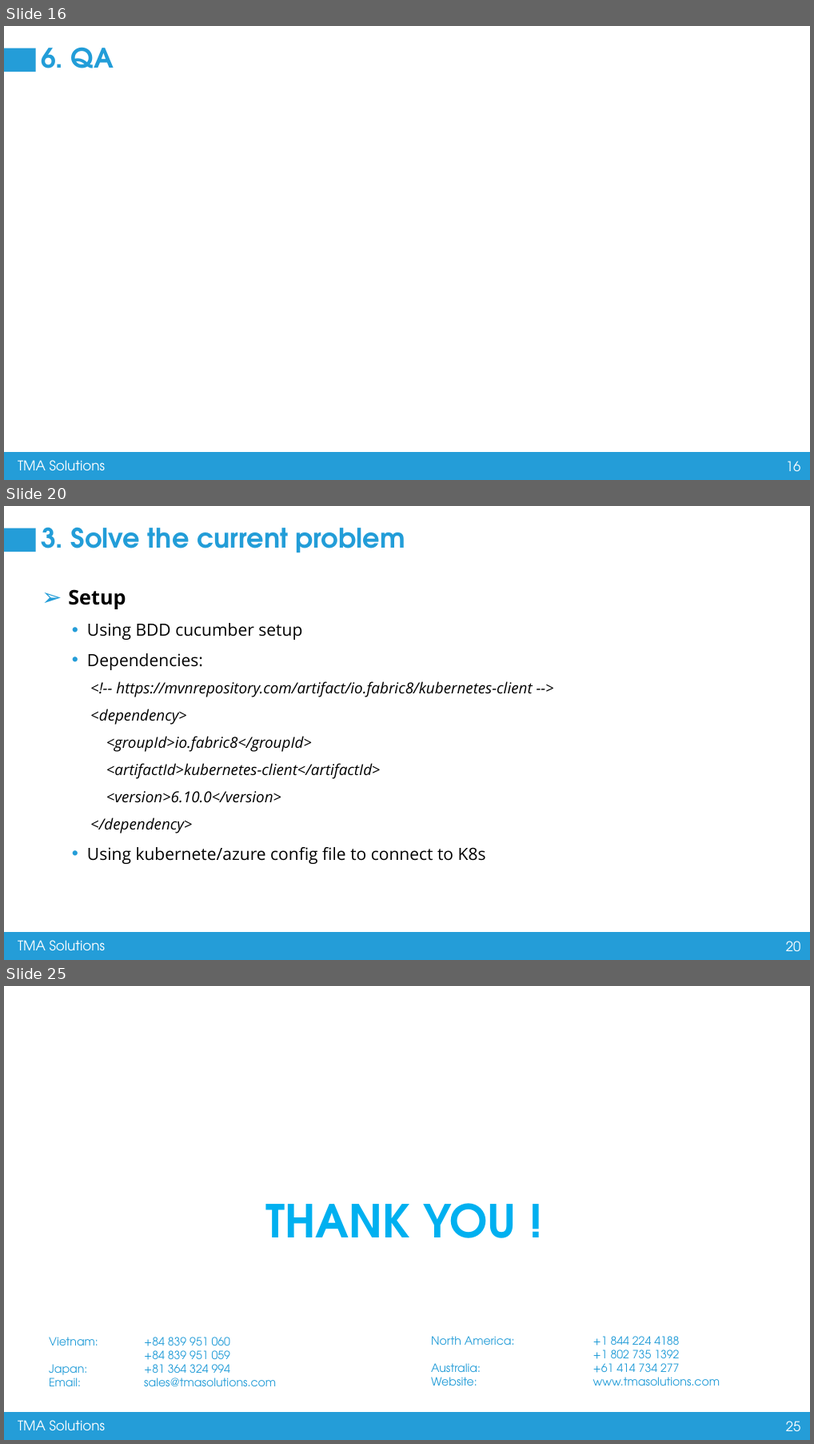
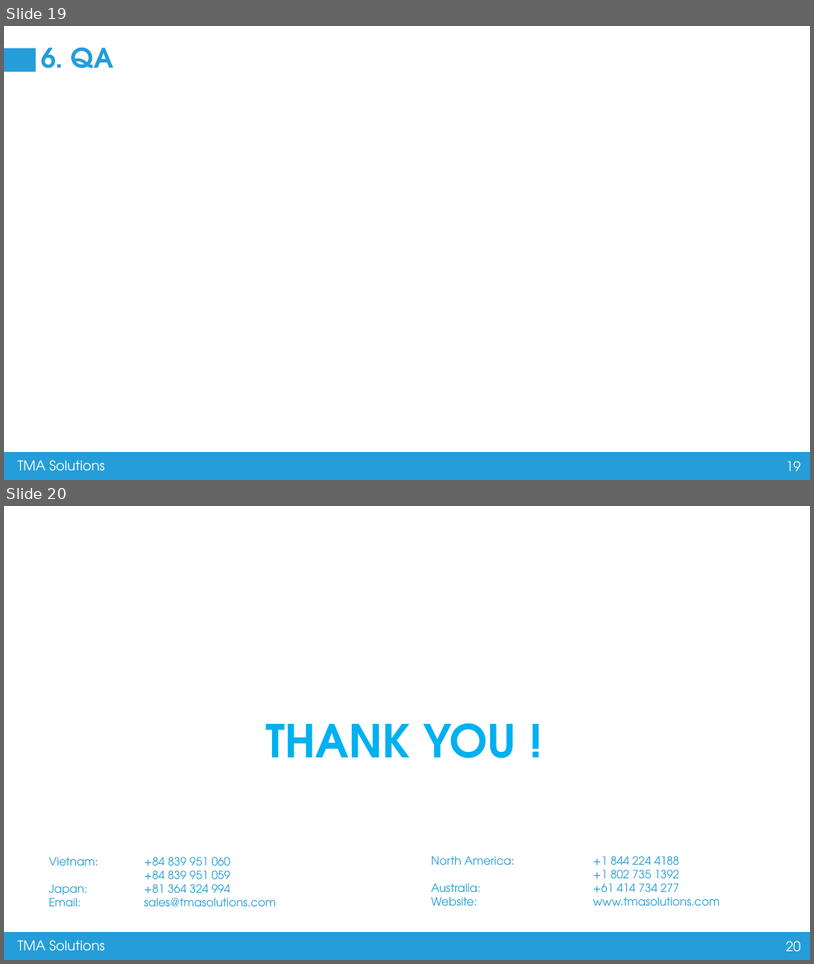
Before and after one commit to nguyenvanhuy0612/flutter_training, a slide deck: Containerization and Microservices Testing.pptx. Shown one above the other, each under a label of ours: slides 16, 20 and 25 before the commit, slides 19 and 20 after it; the slides between them are not shown. The pictures are 814x1444 and 814x964 pixels, drawn with LibreOffice and Linux fonts; fonts in the diff are those of the drawing; background and template pictures are left out. Boxes give left, top, right and bottom in pixels: in the first picture for what was removed or moved away, otherwise in the second. Text is boxed around its words. In the diff, an @@ line names an element or a change of style, - is before the commit and + after.

```diff
--- a/Containerization and Microservices Testing.pptx
+++ b/Containerization and Microservices Testing.pptx
@@ slide 20 removed at bbox=[4, 506, 810, 960], background #FFFFFF; not listed: 4 template elements that a slide beside it also shows @@
@@ title removed at bbox=[41, 527, 406, 553] @@
-3. Solve the current problem
@@ text removed at bbox=[68, 589, 532, 864] @@
-➢ Setup
-  • Using BDD cucumber setup
-  • Dependencies:
-    <!-- https://mvnrepository.com/artifact/io.fabric8/kubernetes-client -->
-    <dependency>
-    <groupId>io.fabric8</groupId>
-    <artifactId>kubernetes-client</artifactId>
-    <version>6.10.0</version>
-    </dependency>
-  • Using kubernete/azure config file to connect to K8s
@@ what was slide 16 is now slide 19 @@
@@ page number at bbox=[786, 460, 802, 471]: text changed @@
-16
+19
@@ what was slide 25 is now slide 20 @@
@@ page number at bbox=[786, 940, 802, 951]: text changed @@
-25
+20
```
Also in this commit, not shown: 5 slides changed, 9 slides added, 12 other slides removed.
